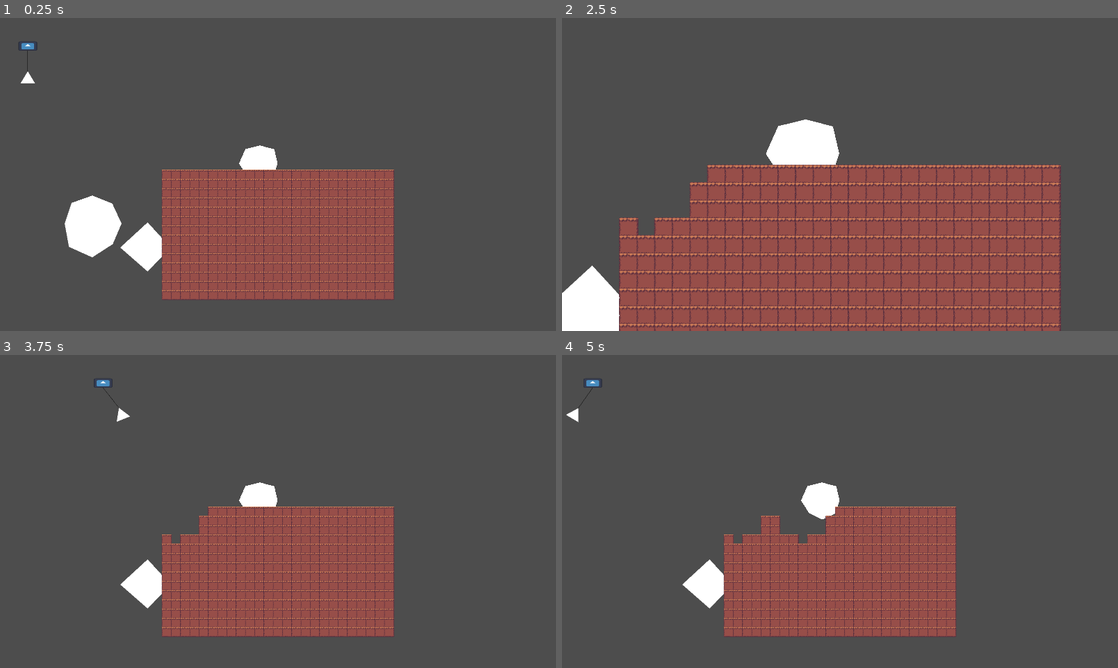
Above: before the commit, frames 1-4 (two rows, left to right).
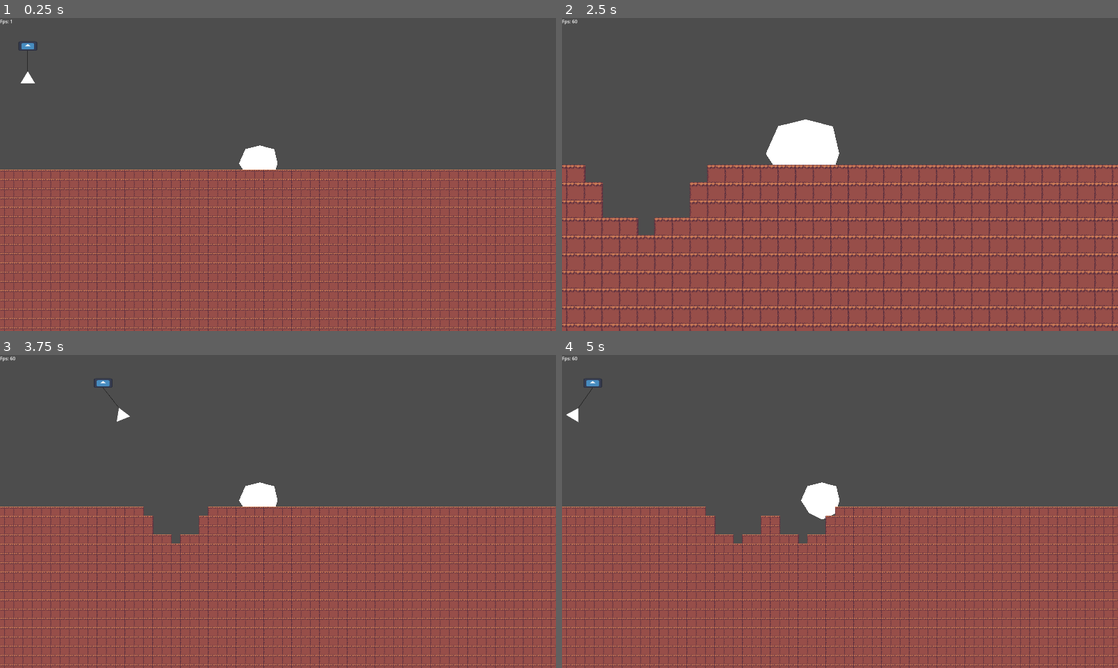
Above: after the commit, the same moments.

Repository: Neomania/DaveAndTimsMiningAdventure
Game: Godot game, scene res://Scenes/main.tscn
Two runs of this game, one before a commit and one after it. Both use one fixed random seed, a clock stepped at 60 frames per second and the inputs below. The engine's default icon, where the game draws it, is replaced by a stand-in: a white triangle on a blue panel in a dark square.
Inputs (mouse positions are in pixels of both pictures, inside the frame that each line leads up to):
- Up to frame 1 (0.25 s): no input
- Up to frame 2 (2.5 s): move the mouse to (728, 174) at 0.52 s; hold Right (ui_right) 0.53-1.28 s; tap Z (game_pickup) at 0.6 s; tap Space (ui_select) at 0.77, 1.52 s; move the mouse to (739, 174) at 1.27 s; hold Down (ui_down) 1.28-2.03 s; click (739, 174) at 1.35 s; move the mouse to (773, 174) at 2.02 s; hold Right (ui_right) from 2.03 s (still down); hold Q from 2.03 s (still down)
- Up to frame 3 (3.75 s): move the mouse to (166, 511) at 2.77 s; release Right (ui_right) at 2.78 s; release Q at 2.78 s; hold Up (ui_up) 2.78-3.53 s; tap E at 2.85 s; tap Space (ui_select) at 3.02 s; move the mouse to (233, 511) at 3.52 s; hold Left (ui_left) from 3.53 s (still down); tap Z (game_pickup) at 3.6 s
- Up to frame 4 (5 s): keep holding Left (ui_left); tap Space (ui_select) at 3.77, 4.52 s; move the mouse to (801, 511) at 4.27 s; click (801, 511) at 4.35 s

The runs differ from the first frame. In frame 1, 34% of the frame differs, in the area x 0-100%, y 0-100%; in frame 2, 10%; in frame 3, 34%; in frame 4, 34%.

Commit message:
added a debug fps counter on the top left

Diff:
--- a/Scenes/main.tscn
+++ b/Scenes/main.tscn
@@ -33,5 +33,9 @@
 [node name="Tiles" type="Node2D" parent="."]
 script = ExtResource("6_0dkkr")
 tile_prefab = ExtResource("7_kelcn")
-max_width_viewport = 2
-max_height_viewport = 2
+
+[node name="DebugOverlay" type="CanvasLayer" parent="."]
+
+[node name="DebugFps" type="Label" parent="DebugOverlay"]
+offset_right = 40.0
+offset_bottom = 23.0
--- a/Scripts/Camera2D.gd
+++ b/Scripts/Camera2D.gd
@@ -1,6 +1,7 @@
 extends Camera2D
 @export var cam_speed : float = 1000.0
 @export var cam_zoom_speed : float = 2
+@onready var fps_label : Label = $"../DebugOverlay/DebugFps"
 # Called when the node enters the scene tree for the first time.
 func _ready():
 	pass # Replace with function body.
@@ -35,3 +36,7 @@
 	# add some clamps
 	zoom.x = max(0.5, min(zoom.x, 2.0) )
 	zoom.y = zoom.x
+
+	# add fps for debug
+	var fps = Engine.get_frames_per_second()
+	fps_label.text = "Fps: " + str(fps)
